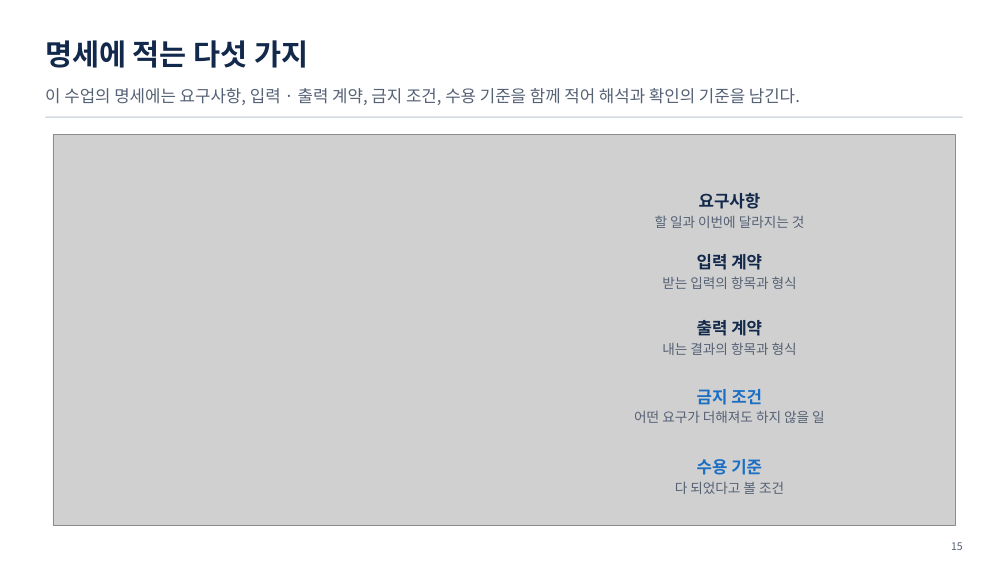
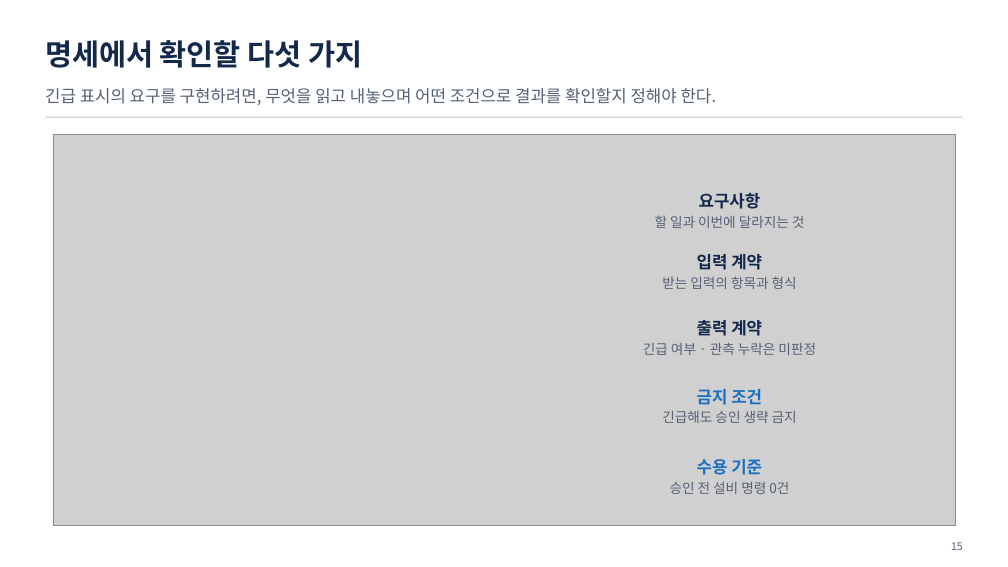
Before and after one commit to uengine-oss/hyd-iot-edu, a slide deck: slide 15 of workspace/강의제작/산출물/통합반/이론_오프라인/07회차/통합반_오프라인_07회차.pptx. Drawn at 1008x567 pixels with LibreOffice and Linux fonts; fonts in the diff are those of the drawing; grey boxes stand for pictures. Boxes give left, top, right and bottom in pixels: in the first picture for what was removed or moved away, otherwise in the second. Text is boxed around its words. In the diff, an @@ line names an element or a change of style, - is before the commit and + after.

Commit message:
통합반 현장 7회차 10~17장 변경 요청·명세와 출처별 렌더를 검증

```diff
--- a/workspace/강의제작/산출물/통합반/이론_오프라인/07회차/통합반_오프라인_07회차.pptx
+++ b/workspace/강의제작/산출물/통합반/이론_오프라인/07회차/통합반_오프라인_07회차.pptx
@@ text at (45, 40, 362, 68): text changed @@
-명세에 적는 다섯 가지
+명세에서 확인할 다섯 가지
@@ text at (45, 88, 717, 105): text changed @@
-이 수업의 명세에는 요구사항, 입력 · 출력 계약, 금지 조건, 수용 기준을 함께 적어 해석과 확인의 기준을 남긴다.
+긴급 표시의 요구를 구현하려면, 무엇을 읽고 내놓으며 어떤 조건으로 결과를 확인할지 정해야 한다.
@@ text at (643, 342, 816, 355): text changed @@
-내는 결과의 항목과 형식
+긴급 여부 · 관측 누락은 미판정
@@ text at (662, 411, 797, 423): text changed @@
-어떤 요구가 더해져도 하지 않을 일
+긴급해도 승인 생략 금지
@@ text at (670, 482, 789, 494): text changed @@
-다 되었다고 볼 조건
+승인 전 설비 명령 0건
```
Also in this commit, not shown: 5 other slides changed, 1 slide added, 1 slide removed, 10 other files.
